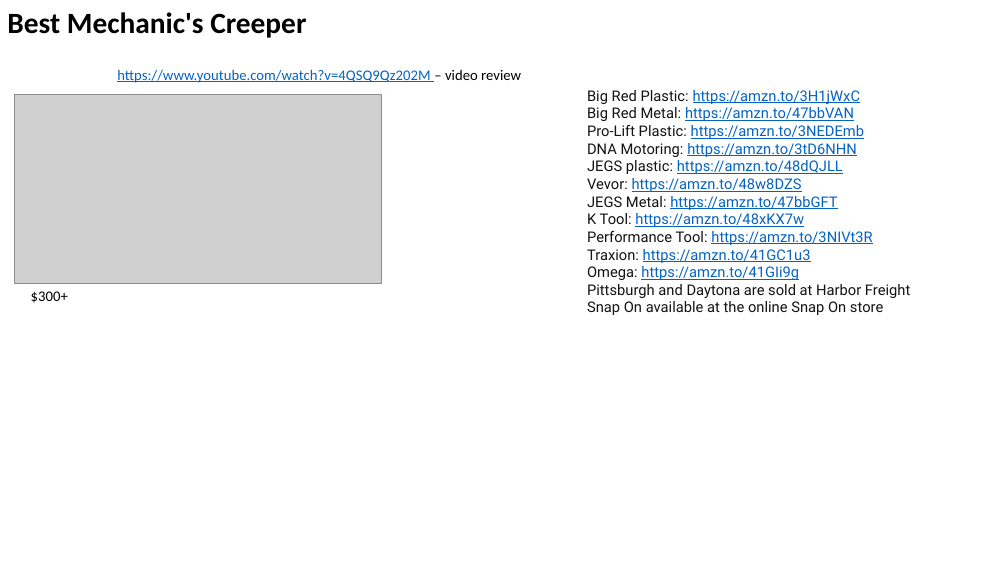
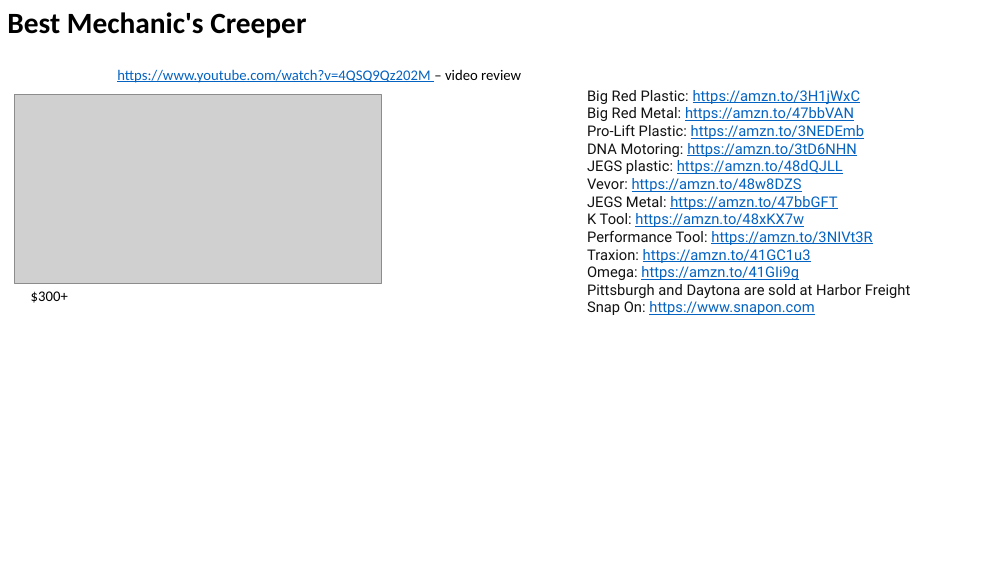
Before and after one commit to lselector/misc_farm, a slide deck: slide 1 of mechanics_creeper.pptx. Drawn at 1008x567 pixels with LibreOffice and Linux fonts; fonts in the diff are those of the drawing; grey boxes stand for pictures. Boxes give left, top, right and bottom in pixels: in the first picture for what was removed or moved away, otherwise in the second. Text is boxed around its words. In the diff, an @@ line names an element or a change of style, - is before the commit and + after.

```diff
--- a/mechanics_creeper.pptx
+++ b/mechanics_creeper.pptx
@@ text at <box>587,301,814,315</box>: text changed; text colour #131313 to #0563C1 @@
-Snap On available at the online Snap On store
+Snap On: https://www.snapon.com
```
Also in this commit, not shown: 1 other file.
